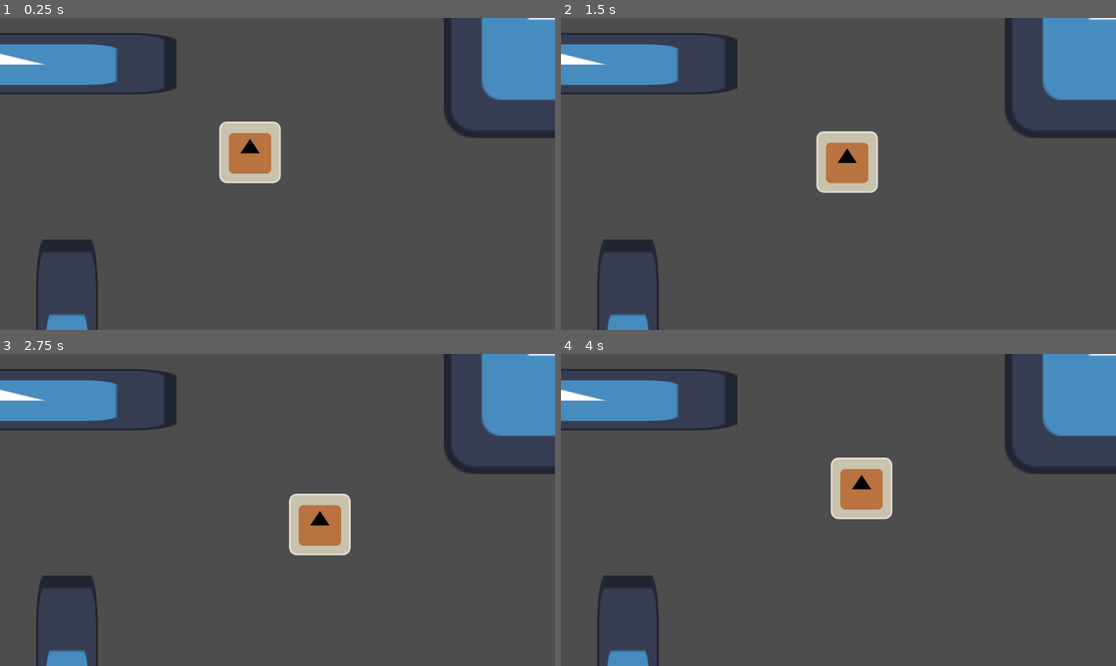
Above: before the commit, frames 1-4 (two rows, left to right).
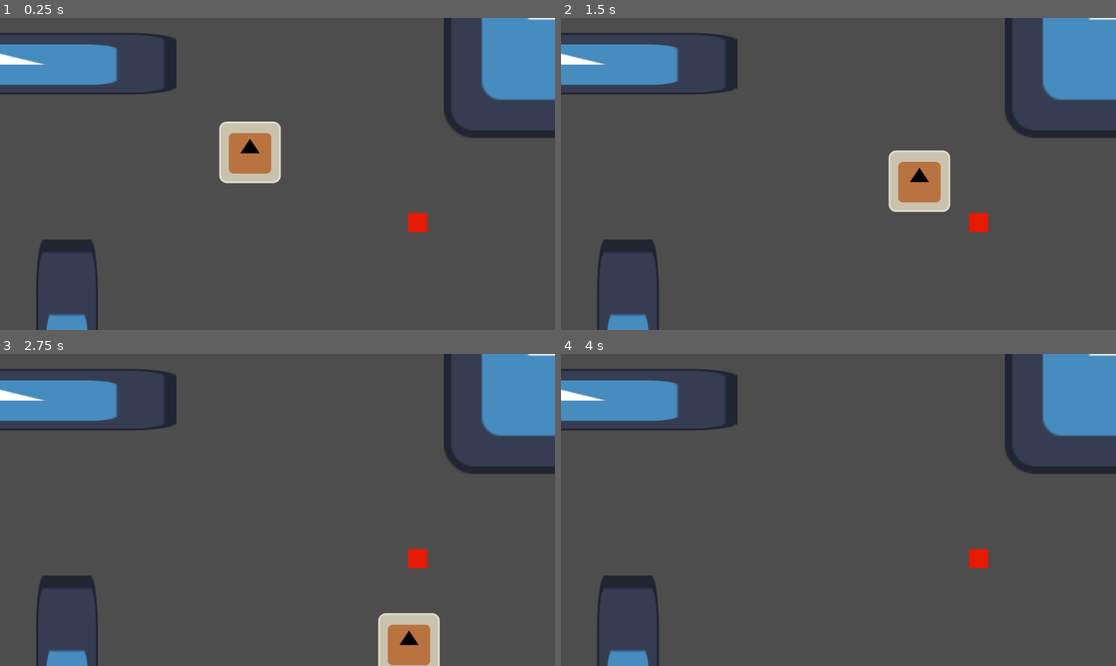
Above: after the commit, the same moments.

Repository: haihala/Weapon-s-choice
Game: Godot game, scene res://levels/playground.tscn
The game is run twice, just before and just after one commit, with the same random seed, the same clock (stepped at 60 frames per second) and the same inputs. The engine's default icon, where the game draws it, is replaced by a stand-in: a white triangle on a blue panel in a dark square.
Inputs:
- Up to frame 1 (0.25 s): no input
- Up to frame 2 (1.5 s): tap Enter at 0.5 s; hold D (move_right) 0.53-1.28 s; hold S (move_down) from 1.28 s (still down)
- Up to frame 3 (2.75 s): release S (move_down) at 2.03 s; hold D (move_right) from 2.03 s (still down)
- Up to frame 4 (4 s): release D (move_right) at 2.78 s; hold W (move_up) 2.78-3.53 s; hold A (move_left) from 3.53 s (still down)

The runs differ from the first frame. In frame 1, 0.2% of the frame differs, in the area x 73-77%, y 62-69%; in frame 2, 4.6%, in the area x 45-77%, y 36-69%; in frame 3, 4.3%; in frame 4, 2.4%.

Commit message:
Characters can take damage

Diff:
--- a/godot-project/creatures/controller.gd
+++ b/godot-project/creatures/controller.gd
@@ -4,8 +4,8 @@
 var direction: Vector2
 var creature: Creature
 
-func bind(creature: Creature) -> void:
-	self.creature = creature
+func bind(bind_target: Creature) -> void:
+	self.creature = bind_target
 
 func control() -> void:
 	pass
--- a/godot-project/creatures/creature.gd
+++ b/godot-project/creatures/creature.gd
@@ -6,7 +6,10 @@
 var ai: Controller
 var controller: Controller
 
-@export var speed = 100
+@export var speed = 300
+@export var health = 2
+
+var hit_knockback: Vector2
 
 func _ready():
 	ai = ai_controller.new()
@@ -14,6 +17,21 @@
 	controller.bind(self)
 
 func _process(_delta: float) -> void:
-	controller.control()
-	velocity = controller.direction * speed
+	if $HitTimer.is_stopped():
+		controller.control()
+		velocity = controller.direction * speed
+	else:
+		# Getting hit
+		# This way it slows down over the timer and is normalized 1-0
+		velocity = hit_knockback * $HitTimer.time_left / $HitTimer.wait_time
 	move_and_slide()
+
+func take_damage(amount: int, impact_point: Vector2) -> void:
+	health -= amount
+	hit_knockback = (position - impact_point).normalized() * 500 * amount
+	$HitTimer.start()
+	if health <= 0:
+		die()
+
+func die() -> void:
+	get_tree().queue_delete(self)
--- a/godot-project/creatures/mook/mook.tscn
+++ b/godot-project/creatures/mook/mook.tscn
@@ -12,6 +12,7 @@
 radius = 63.0079
 
 [node name="Mook" type="CharacterBody2D"]
+collision_layer = 3
 script = ExtResource("1_sy2ko")
 ai_controller = ExtResource("2_km0d1")
 
@@ -21,3 +22,7 @@
 
 [node name="CollisionShape2D" type="CollisionShape2D" parent="."]
 shape = SubResource("CircleShape2D_7grh3")
+
+[node name="HitTimer" type="Timer" parent="."]
+wait_time = 0.4
+one_shot = true
--- /dev/null
+++ b/godot-project/levels/objects/fire.gd
@@ -0,0 +1,6 @@
+extends Node2D
+
+
+func _on_area_2d_body_entered(body: Node2D) -> void:
+	# Layers are setup in a way where this can't collide with anything that can't take damage
+	body.take_damage(1, position)
--- /dev/null
+++ b/godot-project/levels/objects/fire.tscn
@@ -0,0 +1,25 @@
+[gd_scene load_steps=3 format=3 uid="uid://birs2ju00x7xq"]
+
+[ext_resource type="Script" path="res://levels/objects/fire.gd" id="1_gjpl0"]
+
+[sub_resource type="CircleShape2D" id="CircleShape2D_ex06k"]
+radius = 19.0
+
+[node name="Fire" type="Node2D"]
+script = ExtResource("1_gjpl0")
+
+[node name="ColorRect" type="ColorRect" parent="."]
+offset_left = -20.0
+offset_top = -20.0
+offset_right = 20.0
+offset_bottom = 20.0
+color = Color(0.897788, 0.10344, 0, 1)
+
+[node name="Area2D" type="Area2D" parent="."]
+collision_layer = 0
+collision_mask = 2
+
+[node name="CollisionShape2D" type="CollisionShape2D" parent="Area2D"]
+shape = SubResource("CircleShape2D_ex06k")
+
+[connection signal="body_entered" from="Area2D" to="." method="_on_area_2d_body_entered"]
--- a/godot-project/levels/playground.tscn
+++ b/godot-project/levels/playground.tscn
@@ -1,7 +1,8 @@
-[gd_scene load_steps=3 format=3 uid="uid://ge8vlgyrkbb0"]
+[gd_scene load_steps=4 format=3 uid="uid://ge8vlgyrkbb0"]
 
 [ext_resource type="PackedScene" uid="uid://bsqowk7lfn81c" path="res://levels/objects/obstacle.tscn" id="1_e18v3"]
 [ext_resource type="PackedScene" uid="uid://dry3qmnw5ic2x" path="res://creatures/mook/mook.tscn" id="2_bvy2x"]
+[ext_resource type="PackedScene" uid="uid://birs2ju00x7xq" path="res://levels/objects/fire.tscn" id="3_uwgwj"]
 
 [node name="Playground" type="Node2D"]
 
@@ -25,3 +26,6 @@
 player_controlled = true
 
 [node name="Camera2D" type="Camera2D" parent="."]
+
+[node name="Fire" parent="." instance=ExtResource("3_uwgwj")]
+position = Vector2(291, 101)
--- a/godot-project/project.godot
+++ b/godot-project/project.godot
@@ -45,3 +45,8 @@
 , Object(InputEventJoypadMotion,"resource_local_to_scene":false,"resource_name":"","device":-1,"axis":0,"axis_value":1.0,"script":null)
 ]
 }
+
+[layer_names]
+
+2d_physics/layer_1="Physics"
+2d_physics/layer_2="Hitboxes"
